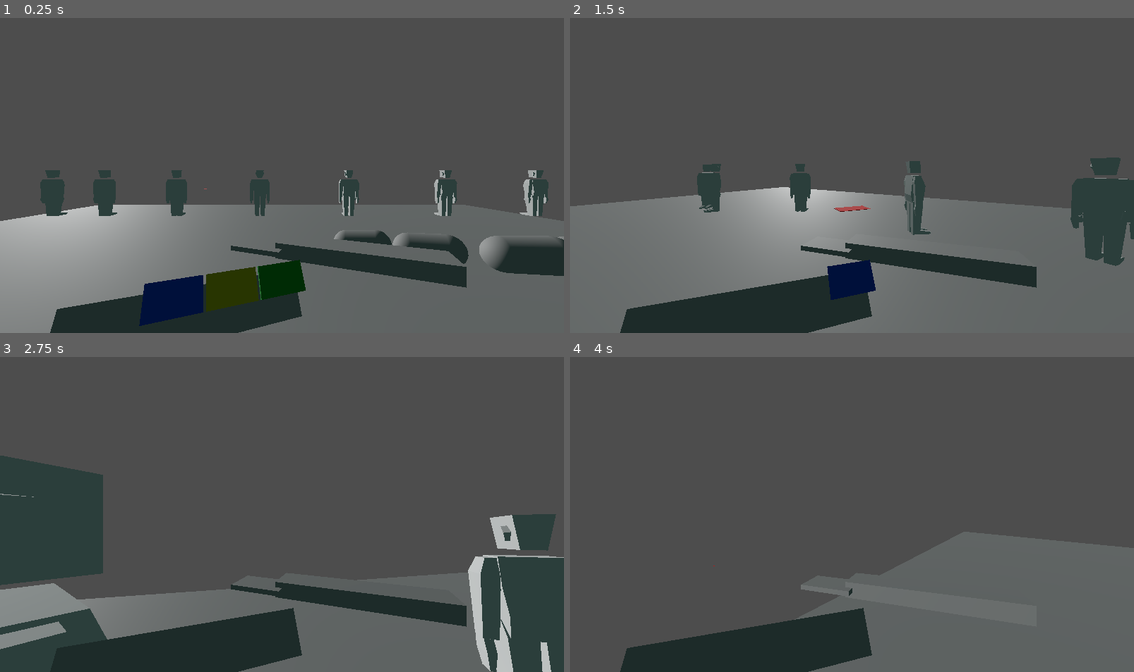
Above: before the commit, frames 1-4 (two rows, left to right).
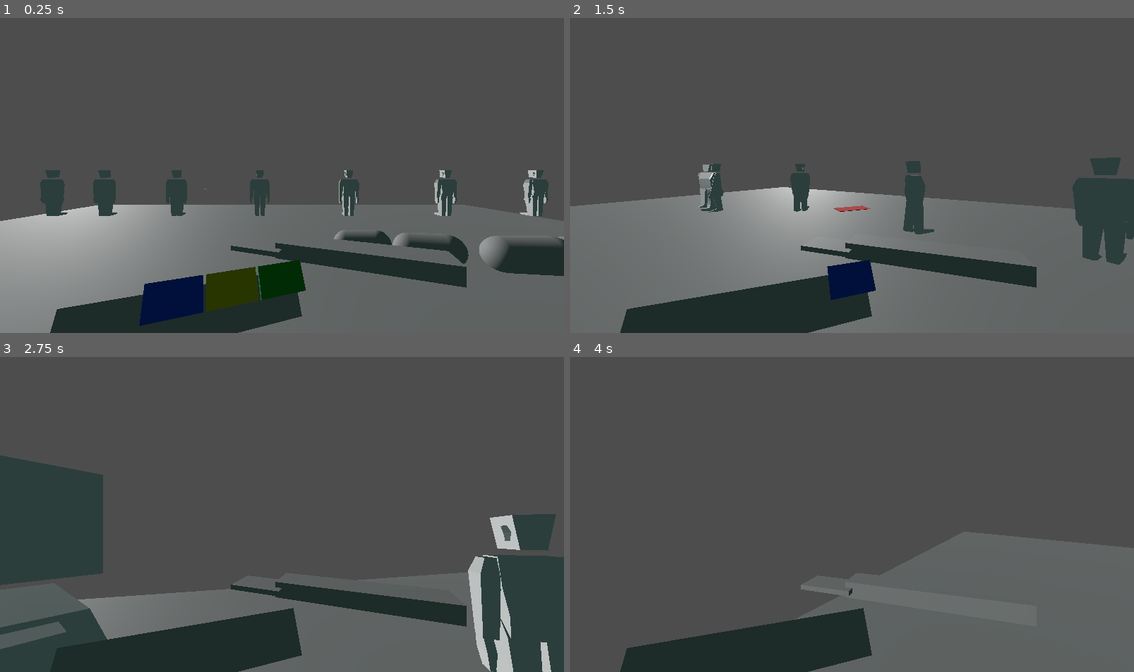
Above: after the commit, the same moments.

Repository: BlackBrad/network-ninja
Game: Godot game, scene res://scenes/test_level.tscn
The game is run twice, just before and just after one commit, with the same random seed, the same clock (stepped at 60 frames per second) and the same inputs.
Inputs (mouse positions are in pixels of both pictures, inside the frame that each line leads up to):
- Up to frame 1 (0.25 s): no input
- Up to frame 2 (1.5 s): tap Enter (ui_accept) at 0.5, 0.77 s; move the mouse to (880, 172) at 0.52 s; hold W (move_forward) from 0.53 s (still down); click (880, 172) at 0.6 s; move the mouse to (823, 175) at 1.27 s; click (823, 175) at 1.35 s
- Up to frame 3 (2.75 s): keep holding W (move_forward); tap Enter (ui_accept) at 1.52 s; move the mouse to (293, 508) at 2.02 s; click (293, 508) at 2.1 s
- Up to frame 4 (4 s): keep holding W (move_forward); move the mouse to (846, 517) at 2.77 s; click (846, 517) at 2.85 s; tap Enter (ui_accept) at 3.02, 3.77 s; move the mouse to (891, 517) at 3.52 s; click (891, 517) at 3.6 s

The runs differ from the first frame. In frame 1, less than 0.1% of the frame differs, in the area x 29-97%, y 49-58%; in frame 2, 1.0%; in frame 3, 2.0%, in the area x 0-100%, y 43-95%; in frame 4, nothing differs.

Commit message:
Integrate animations

Diff:
--- a/assets/npc_networker.tscn
+++ b/assets/npc_networker.tscn
@@ -1,6 +1,7 @@
-[gd_scene load_steps=5 format=3 uid="uid://dpwj0yu43ykkr"]
+[gd_scene load_steps=6 format=3 uid="uid://dknhr1bwmvhq0"]
 
 [ext_resource type="PackedScene" uid="uid://x8grald5vr3v" path="res://assets/NPC_networker.glb" id="1_5shm2"]
+[ext_resource type="Script" path="res://scripts/npc_networker_animation.gd" id="2_52dum"]
 
 [sub_resource type="Animation" id="Animation_64dy8"]
 length = 0.001
@@ -200,6 +201,7 @@
 }
 
 [node name="NPC_networker" instance=ExtResource("1_5shm2")]
+script = ExtResource("2_52dum")
 
 [node name="Skeleton3D" parent="Armature" index="0"]
 transform = Transform3D(1, 0, 0, 0, 1, 3.55271e-14, 0, -3.55271e-14, 1, 0, 0, 0)
@@ -207,20 +209,25 @@
 bones/1/position = Vector3(9.76656e-09, -4.39576e-16, 0.255509)
 bones/1/rotation = Quaternion(-1.49492e-24, -0.24971, 1.52904e-17, 0.968321)
 bones/1/scale = Vector3(1, 1, 1)
+bones/2/rotation = Quaternion(0, -1.49012e-08, 0, 1)
 bones/3/rotation = Quaternion(0, -0.24971, 1.52904e-17, 0.968321)
 bones/3/scale = Vector3(0.999999, 1, 0.999999)
 bones/4/position = Vector3(8.17176e-23, -3.72529e-09, 0.682134)
-bones/4/scale = Vector3(1, 1, 1)
+bones/4/rotation = Quaternion(1.65436e-24, 3.30872e-24, -3.10193e-25, 1)
+bones/5/rotation = Quaternion(-4.10948e-34, 0, -1.4806e-17, 1)
 bones/6/rotation = Quaternion(5.54468e-17, 0.968321, -2.74303e-16, 0.24971)
 bones/6/scale = Vector3(1, 1, 1)
+bones/7/rotation = Quaternion(0, -1.58933e-08, -1.38667e-32, 1)
 bones/8/position = Vector3(-0.216309, 2.66188e-08, 0.135998)
 bones/8/rotation = Quaternion(0, -0.24971, 1.52904e-17, 0.968321)
 bones/8/scale = Vector3(1, 1, 1)
+bones/9/rotation = Quaternion(0, 2.48154e-24, -1.4806e-17, 1)
 bones/10/rotation = Quaternion(0, -0.24971, 1.52904e-17, 0.968321)
 bones/10/scale = Vector3(1, 1, 1)
+bones/11/rotation = Quaternion(1.65436e-24, 3.30872e-24, -3.10193e-25, 1)
+bones/12/rotation = Quaternion(-4.10948e-34, 0, -1.4806e-17, 1)
 
 [node name="AnimationPlayer" type="AnimationPlayer" parent="." index="3"]
-autoplay = "shuffle"
 libraries = {
 "": SubResource("AnimationLibrary_jw18q")
 }
--- a/scenes/atendee.tscn
+++ b/scenes/atendee.tscn
@@ -1,6 +1,7 @@
-[gd_scene load_steps=8 format=3 uid="uid://cy3ros6x4injp"]
+[gd_scene load_steps=9 format=3 uid="uid://cy3ros6x4injp"]
 
 [ext_resource type="Script" path="res://scripts/atendee.gd" id="1_jiv06"]
+[ext_resource type="PackedScene" uid="uid://dknhr1bwmvhq0" path="res://assets/npc_networker.tscn" id="2_4uorl"]
 [ext_resource type="PackedScene" uid="uid://chnweoc7cjafl" path="res://assets/WIP_victim/WIP_victim.gltf" id="2_abf0s"]
 
 [sub_resource type="CapsuleShape3D" id="CapsuleShape3D_fygdp"]
@@ -24,8 +25,12 @@
 [node name="CollisionShape3D" type="CollisionShape3D" parent="."]
 shape = SubResource("CapsuleShape3D_fygdp")
 
+[node name="NPC_networker" parent="." instance=ExtResource("2_4uorl")]
+transform = Transform3D(-1, 0, -8.74228e-08, 0, 1, 0, 8.74228e-08, 0, -1, 0, -1, 0)
+
 [node name="Mesh" parent="." instance=ExtResource("2_abf0s")]
 transform = Transform3D(-1, 0, -8.74228e-08, 0, 1, 0, 8.74228e-08, 0, -1, 0, -1, 0)
+visible = false
 
 [node name="NetworkedVisualization" type="Node3D" parent="."]
 transform = Transform3D(1, 0, 0, 0, 1, 0, 0, 0, 1, 0, -1, 0)
--- a/scenes/atendee_rigid_body.tscn
+++ b/scenes/atendee_rigid_body.tscn
@@ -1,7 +1,8 @@
-[gd_scene load_steps=4 format=3 uid="uid://ccic0h7h7ikyr"]
+[gd_scene load_steps=5 format=3 uid="uid://ccic0h7h7ikyr"]
 
 [ext_resource type="Script" path="res://scripts/atendee_rigid_body.gd" id="1_ovjr0"]
 [ext_resource type="PackedScene" uid="uid://chnweoc7cjafl" path="res://assets/WIP_victim/WIP_victim.gltf" id="2_iayht"]
+[ext_resource type="PackedScene" uid="uid://dknhr1bwmvhq0" path="res://assets/npc_networker.tscn" id="3_eahbj"]
 
 [sub_resource type="CapsuleShape3D" id="CapsuleShape3D_fygdp"]
 
@@ -14,5 +15,9 @@
 
 [node name="Mesh" parent="." instance=ExtResource("2_iayht")]
 transform = Transform3D(-1, 0, -8.74228e-08, 0, 1, 0, 8.74228e-08, 0, -1, 0, -1, 0)
+visible = false
+
+[node name="NPC_networker" parent="." instance=ExtResource("3_eahbj")]
+transform = Transform3D(-1, 0, -8.74228e-08, 0, 1, 0, 8.74228e-08, 0, -1, 0, -1, 0)
 
 [node name="PullPoint" type="Node3D" parent="."]
--- a/scenes/test_level.tscn
+++ b/scenes/test_level.tscn
@@ -86,7 +86,7 @@
 curve = SubResource("Curve3D_mc72t")
 
 [node name="PathFollow3D" type="PathFollow3D" parent="Path3D"]
-transform = Transform3D(-0.368428, -0.0958741, -0.924699, 3.72528e-09, 0.994667, -0.103129, 0.929654, -0.0379956, -0.366465, 0.519705, 0.0187464, 0.643884)
+transform = Transform3D(-0.368431, -0.0958735, -0.924698, 0, 0.994667, -0.103128, 0.929653, -0.0379957, -0.366468, 0.519705, 0.0187464, 0.643884)
 
 [node name="MeshInstance3D" type="MeshInstance3D" parent="Path3D/PathFollow3D"]
 transform = Transform3D(0.179043, -3.72529e-09, 3.72529e-09, 3.72529e-09, 3.25963e-09, -0.179043, 0, 0.179043, -2.37487e-08, 0, 0, 0)
@@ -94,7 +94,7 @@
 skeleton = NodePath("../..")
 
 [node name="PathFollow3D2" type="PathFollow3D" parent="Path3D"]
-transform = Transform3D(-0.262179, -0.355349, -0.897211, -0.706568, 0.703936, -0.0723301, 0.657281, 0.614978, -0.435638, 0.84043, 0.0419319, 0.80732)
+transform = Transform3D(-0.262182, -0.355351, -0.89721, -0.706568, 0.703936, -0.0723294, 0.65728, 0.614977, -0.435641, 0.84043, 0.0419317, 0.807321)
 progress = 0.361258
 
 [node name="MeshInstance3D" type="MeshInstance3D" parent="Path3D/PathFollow3D2"]
@@ -103,7 +103,7 @@
 skeleton = NodePath("../..")
 
 [node name="PathFollow3D3" type="PathFollow3D" parent="Path3D"]
-transform = Transform3D(-0.193728, -0.327184, -0.924888, -0.699967, 0.706652, -0.103365, 0.687392, 0.627368, -0.365918, 1.2148, 0.0768277, 0.975483)
+transform = Transform3D(-0.193732, -0.327186, -0.924887, -0.699967, 0.706652, -0.103364, 0.687391, 0.627367, -0.365922, 1.2148, 0.0768272, 0.975485)
 progress = 0.778199
 
 [node name="MeshInstance3D" type="MeshInstance3D" parent="Path3D/PathFollow3D3"]
@@ -112,7 +112,7 @@
 skeleton = NodePath("../..")
 
 [node name="PathFollow3D4" type="PathFollow3D" parent="Path3D"]
-transform = Transform3D(-0.0678135, -0.275374, -0.958942, -0.682583, 0.713804, -0.156709, 0.727649, 0.643933, -0.236373, 1.44778, 0.106751, 1.05644)
+transform = Transform3D(-0.0678202, -0.275377, -0.958941, -0.682584, 0.713804, -0.156707, 0.727648, 0.643931, -0.23638, 1.44778, 0.10675, 1.05644)
 progress = 1.01599
 
 [node name="MeshInstance3D" type="MeshInstance3D" parent="Path3D/PathFollow3D4"]
--- a/scripts/atendee.gd
+++ b/scripts/atendee.gd
@@ -7,6 +7,7 @@
 
 # Get the gravity from the project settings to be synced with RigidBody nodes.
 var gravity = ProjectSettings.get_setting("physics/3d/default_gravity")
+@onready var mesh = $NPC_networker
 
 var _input_dir = Vector2(0, 0)
 var is_networked = false
@@ -46,12 +47,15 @@
 		velocity.x = 0
 		velocity.z = 0
 
+		# Stop moving animation
+		mesh.stop_moving()
+
 		# Look at target to observe in horror
 		if target_to_observe:
 			print("Observing %s" % target_to_observe)
-			$Mesh.look_at(target_to_observe.global_position, Vector3.UP, true)
-			$Mesh.rotation.x = 0.0
-			$Mesh.rotation.z = 0.0
+			mesh.look_at(target_to_observe.global_position, Vector3.UP, true)
+			mesh.rotation.x = 0.0
+			mesh.rotation.z = 0.0
 	else:
 		# Get the input direction and handle the movement/deceleration.
 		# As good practice, you should replace UI actions with custom gameplay actions.
@@ -67,14 +71,16 @@
 
 		# Face direction of motion
 		if Vector3(velocity.x, 0.0, velocity.z).length() > 0.2:
-			$Mesh.look_at($Mesh.global_position - velocity.normalized())
+			mesh.look_at(mesh.global_position - velocity.normalized())
 
 
 func _on_timer_timeout():
 	if velocity.length() > 0.1:
 		_input_dir = Vector2(0, 0)
+		mesh.stop_moving()
 	else:
 		_input_dir = Vector2(randf_range(-1, 1), randf_range(-1, 1)).normalized()
+		mesh.start_moving()
 
 	$Timer.wait_time = randf_range(1, 5)
 
@@ -91,5 +97,6 @@
 	var attendee_rigid_body = atendee_rigid_body_prefab.instantiate()
 	get_parent().add_child(attendee_rigid_body)
 	attendee_rigid_body.transform = transform
+	attendee_rigid_body.set_state(mesh.transform)
 	attendee_rigid_body.add_to_group("taken_attendees")
 	queue_free()
--- a/scripts/atendee_rigid_body.gd
+++ b/scripts/atendee_rigid_body.gd
@@ -1,4 +1,8 @@
 extends RigidBody3D
+
+func set_state(transform):
+	$NPC_networker.transform = transform
+	$NPC_networker.start_panic()
 
 func _physics_process(delta):
 	var pull_point = get_node("/root/test_level/pull_point").global_position
--- /dev/null
+++ b/scripts/npc_networker_animation.gd
@@ -0,0 +1,12 @@
+extends Node3D
+
+# TODO: Replace this all with an animation tree
+func start_moving():
+	$AnimationPlayer.play("shuffle")
+
+func start_panic():
+	$AnimationPlayer.play("shuffle", -1, 4.0)
+
+func stop_moving():
+	$AnimationPlayer.stop()
+	$AnimationPlayer.play("RESET")
Not shown: 1 places in scenes/test_level.tscn that only renumber resources
